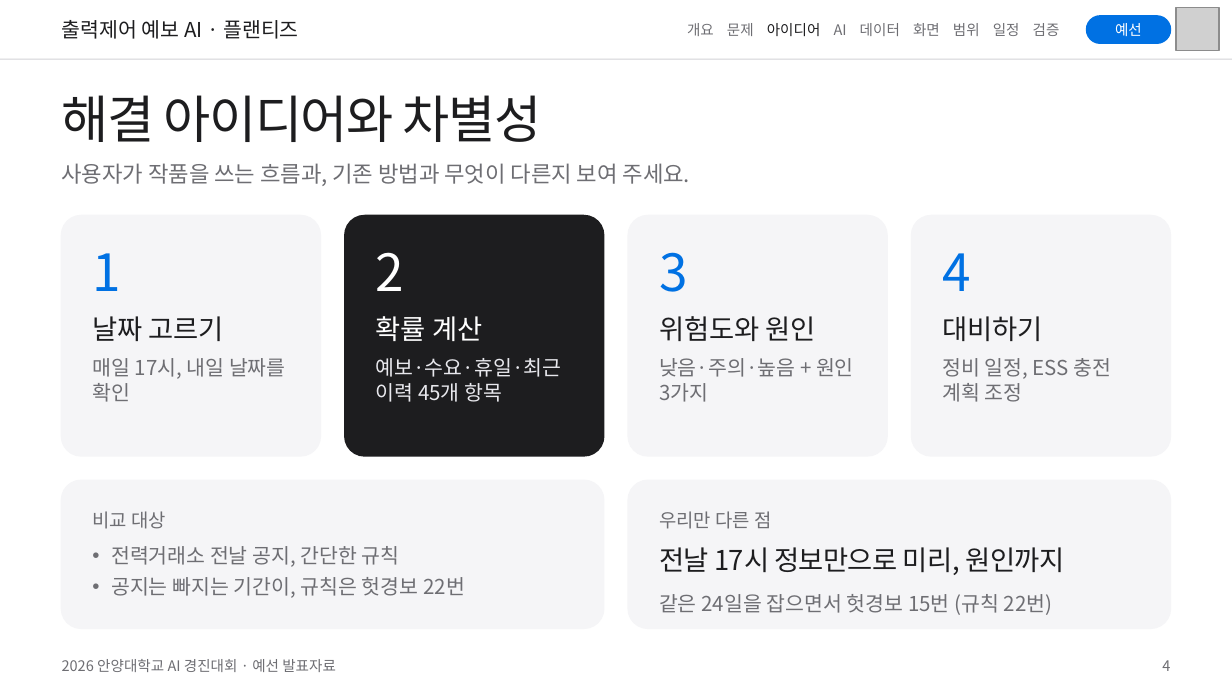
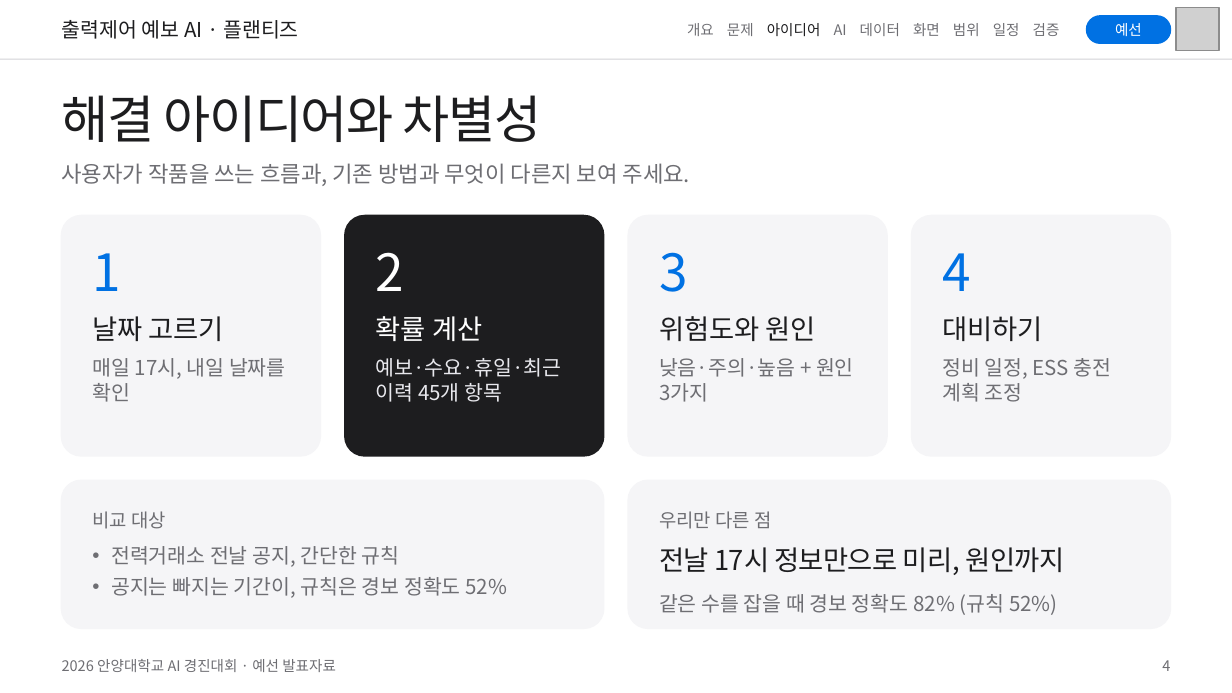
Before and after one commit to eorua/planties, a slide deck: slide 4 of docs/slides/예선발표_초안.pptx. Drawn at 1232x693 pixels with LibreOffice and Linux fonts; fonts in the diff are those of the drawing; grey boxes stand for pictures. Boxes give left, top, right and bottom in pixels: in the first picture for what was removed or moved away, otherwise in the second. Text is boxed around its words. In the diff, an @@ line names an element or a change of style, - is before the commit and + after.

```diff
--- a/docs/slides/예선발표_초안.pptx
+++ b/docs/slides/예선발표_초안.pptx
@@ text at [111,577,508,598]: text changed @@
-• 공지는 빠지는 기간이, 규칙은 헛경보 22번
+• 공지는 빠지는 기간이, 규칙은 경보 정확도 52%
@@ text at [659,594,1058,615]: text changed @@
-같은 24일을 잡으면서 헛경보 15번 (규칙 22번)
+같은 수를 잡을 때 경보 정확도 82% (규칙 52%)
```
Also in this commit, not shown: 3 other slides changed, 21 other files.
